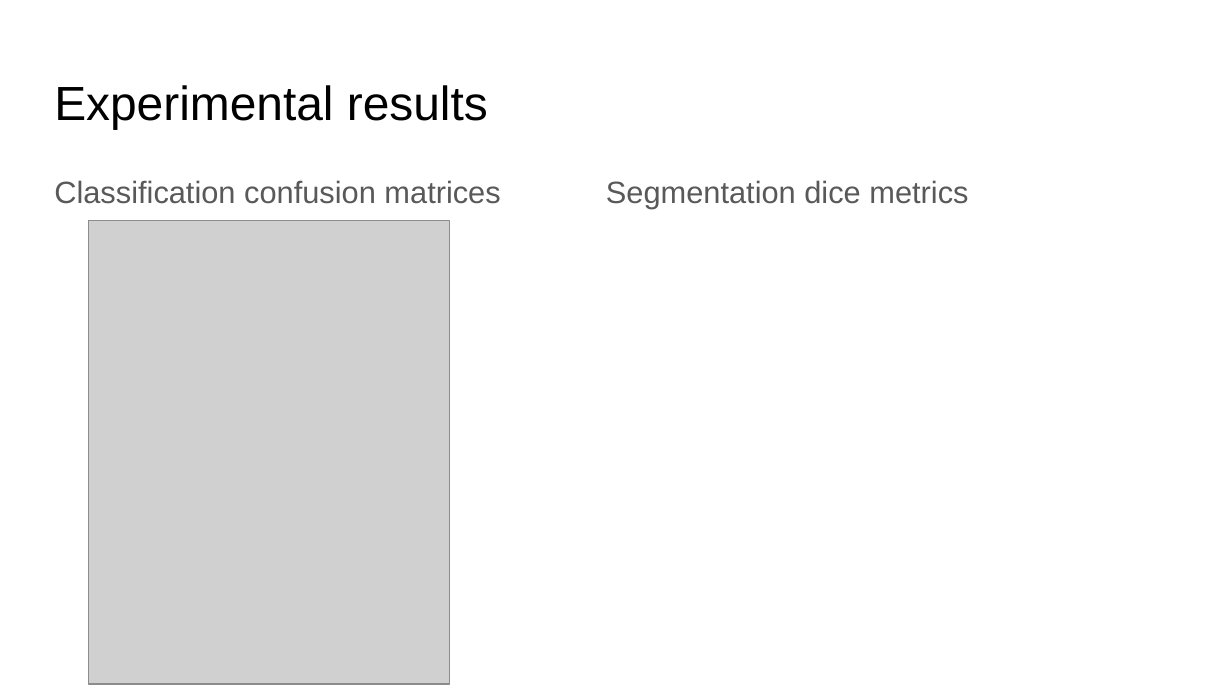
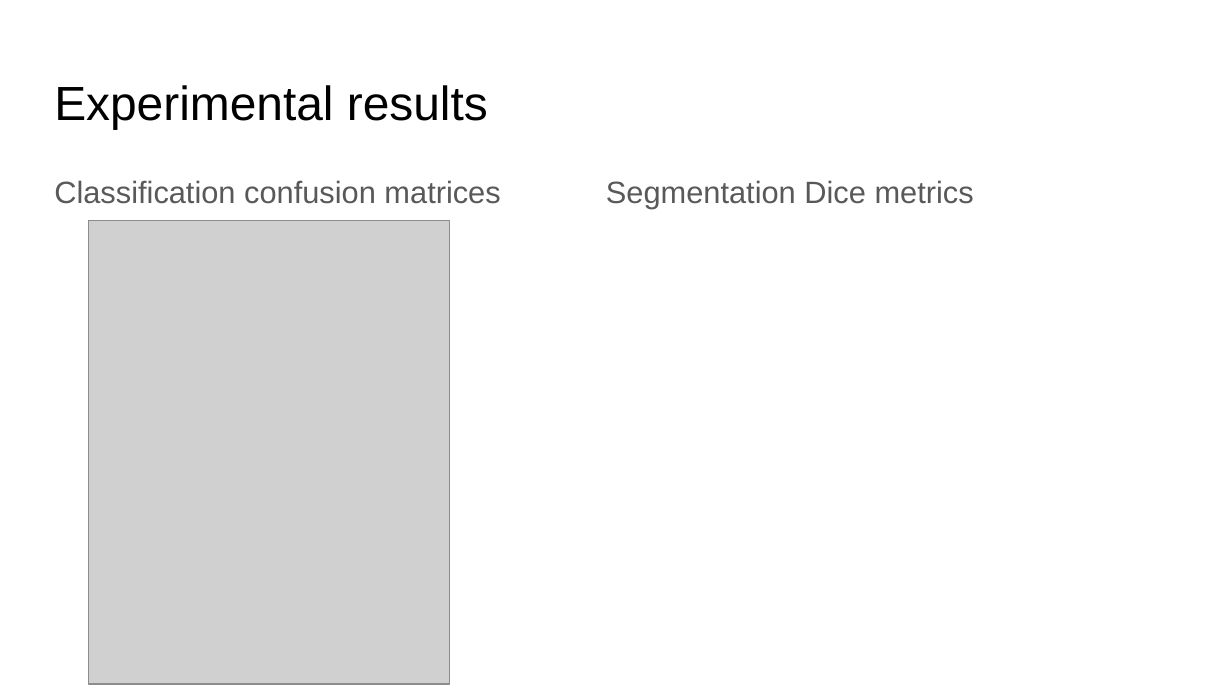
Before and after one commit to AndreaBiondaPolimi/Severstal_Segmentation, a slide deck: slide 11 of Severstal Segmentation.pptx. Drawn at 1232x693 pixels with LibreOffice and Linux fonts; fonts in the diff are those of the drawing; grey boxes stand for pictures. Boxes give left, top, right and bottom in pixels: in the first picture for what was removed or moved away, otherwise in the second. Text is boxed around its words. In the diff, an @@ line names an element or a change of style, - is before the commit and + after.

```diff
--- a/Severstal Segmentation.pptx
+++ b/Severstal Segmentation.pptx
@@ text at [606,180,974,209]: text changed @@
-Segmentation dice metrics
+Segmentation Dice metrics
```
Also in this commit, not shown: 3 other slides changed.
